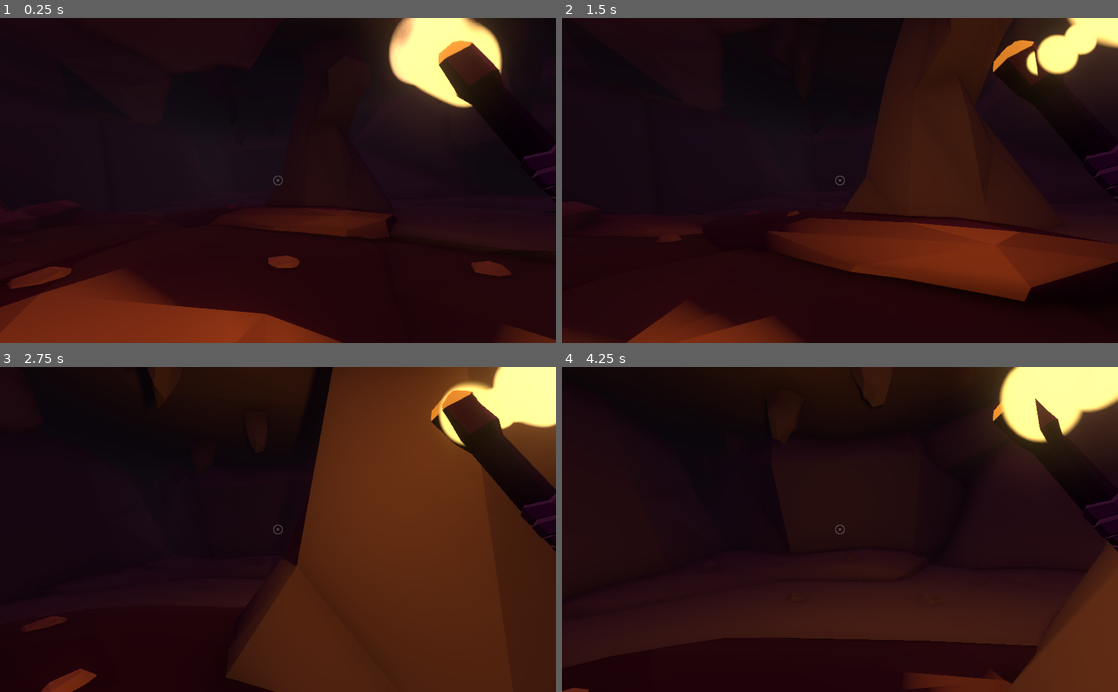
Above: before the commit, frames 1-4 (two rows, left to right).
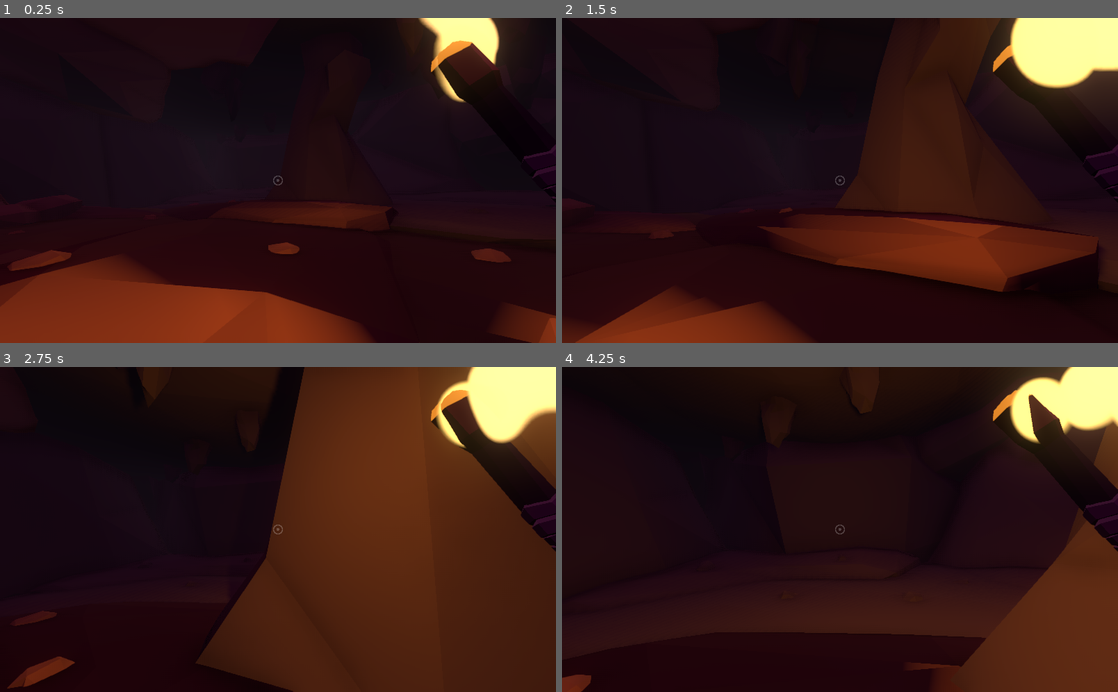
Above: after the commit, the same moments.

Repository: Anemony22/Creative-Jam-2021
Game: Godot game, scene res://scenes/levels/Main.tscn
The game is run twice, just before and just after one commit, with the same random seed, the same clock (stepped at 60 frames per second) and the same inputs.
Inputs (mouse positions are in pixels of both pictures, inside the frame that each line leads up to):
- Up to frame 1 (0.25 s): no input
- Up to frame 2 (1.5 s): tap Enter at 0.5 s; move the mouse to (867, 180) at 0.52 s; hold W (move_forward) from 0.53 s (still down); move the mouse to (812, 180) at 1.27 s
- Up to frame 3 (2.75 s): keep holding W (move_forward); move the mouse to (289, 523) at 2.02 s
- Up to frame 4 (4.25 s): keep holding W (move_forward); move the mouse to (834, 536) at 2.77 s; move the mouse to (878, 532) at 3.52 s

The runs differ from the first frame. In frame 1, 11% of the frame differs, in the area x 0-100%, y 0-100%; in frame 2, 9.1%; in frame 3, 8.6%; in frame 4, 8.0%.

Commit message:
Basic interaction system

Diff:
--- a/scenes/entities/Player.gd
+++ b/scenes/entities/Player.gd
@@ -11,6 +11,7 @@
 func get_input():
 	var input_dir = Vector3()
 
+	# Directional movement
 	if Input.is_action_pressed("move_forward"):
 		input_dir += -global_transform.basis.z
 	if Input.is_action_pressed("move_back"):
@@ -25,12 +26,14 @@
 	return input_dir
 
 func _unhandled_input(event):
+	# Mouse camera movement
 	if event is InputEventMouseMotion and Input.get_mouse_mode() == Input.MOUSE_MODE_CAPTURED:
 		rotate_y(-event.relative.x * mouse_sensitivity)
 		$CameraPivot.rotate_x(-event.relative.y * mouse_sensitivity)
 		$CameraPivot.rotation.x = clamp($CameraPivot.rotation.x, -1.2, 1.2)
 
 func _physics_process(delta):
+	# Torch lagged rotation
 	$TorchPivot.rotation.x = lerp($TorchPivot.rotation.x, $CameraPivot.rotation.x, 0.2)
 
 	var angle_diff = prev_angle - rotation.y
@@ -44,9 +47,20 @@
 
 	prev_angle = rotation.y + $TorchPivot.rotation.y
 
+	# Movement
 	velocity.y += gravity * delta
 	var desired_velocity = get_input() * max_speed
 
 	velocity.x = desired_velocity.x
 	velocity.z = desired_velocity.z
 	velocity = move_and_slide(velocity, Vector3.UP, true)
+
+	# Interaction
+	if $CameraPivot/Camera/RayCast.is_colliding():
+		var collision: Node = $CameraPivot/Camera/RayCast.get_collider()
+
+		if collision.is_in_group("artefact"):
+			$HUD/RayCheck/Interact.text = "Interact with " + collision.name
+			$HUD/RayCheck.visible = true
+	else:
+		$HUD/RayCheck.visible = false
--- a/scenes/entities/Player.tscn
+++ b/scenes/entities/Player.tscn
@@ -5,29 +5,33 @@
 [ext_resource path="res://scenes/objects/Torch.tscn" type="PackedScene" id=3]
 
 [sub_resource type="CapsuleShape" id=1]
-radius = 1.49692
-height = 0.002
+radius = 0.625177
+height = 1.58695
 
 [sub_resource type="BoxShape" id=2]
-extents = Vector3( 1.6, 0.296, 1.6 )
+extents = Vector3( 0.633464, 0.789489, 0.603312 )
 
 [node name="Player" type="KinematicBody"]
-transform = Transform( 1, 0, 0, 0, 1, 0, 0, 0, 1, 0, 3.06416, 0 )
 script = ExtResource( 1 )
 max_speed = 6
 
 [node name="CollisionShape" type="CollisionShape" parent="."]
-transform = Transform( 1, 0, 0, 0, -4.37114e-08, 1, 0, -1, -4.37114e-08, 0, 0, -0.254985 )
+transform = Transform( 1, 0, 0, 0, -4.37114e-08, 1, 0, -1, -4.37114e-08, 0, 0, 0 )
 shape = SubResource( 1 )
 
 [node name="CollisionShape2" type="CollisionShape" parent="."]
-transform = Transform( 1, 0, 0, 0, 1, 0, 0, 0, 1, 0, -0.908657, 0 )
+transform = Transform( 1, 0, 0, 0, 1, 0, 0, 0, 1, 0.819341, 0.909074, -1.05202 )
 shape = SubResource( 2 )
 
 [node name="CameraPivot" type="Spatial" parent="."]
 transform = Transform( 1, 0, 0, 0, 1, 0, 0, 0, 1, 0, 0.484852, 0 )
 
 [node name="Camera" type="Camera" parent="CameraPivot"]
+
+[node name="RayCast" type="RayCast" parent="CameraPivot/Camera"]
+transform = Transform( 1, 0, 0, 0, 1, 0, 0, 0, 1, 0, -0.000563622, 0 )
+enabled = true
+cast_to = Vector3( 0, 0, -4 )
 
 [node name="TorchPivot" type="Spatial" parent="."]
 transform = Transform( 1, 0, 0, 0, 1, 0, 0, 0, 1, 0, 0.485, 0 )
--- a/scenes/gui/HUD.tscn
+++ b/scenes/gui/HUD.tscn
@@ -1,6 +1,12 @@
-[gd_scene load_steps=2 format=2]
+[gd_scene load_steps=5 format=2]
 
-[ext_resource path="res://resources/images/Cross Hair.png" type="Texture" id=1]
+[ext_resource path="res://resources/images/crosshair.png" type="Texture" id=1]
+[ext_resource path="res://resources/images/left_click.png" type="Texture" id=2]
+[ext_resource path="res://resources/fonts/Helvetica.ttf" type="DynamicFontData" id=3]
+
+[sub_resource type="DynamicFont" id=1]
+size = 26
+font_data = ExtResource( 3 )
 
 [node name="HUD" type="CanvasLayer"]
 
@@ -15,5 +21,39 @@
 }
 
 [node name="Sprite" type="Sprite" parent="Control"]
-modulate = Color( 1, 1, 1, 0.211765 )
+modulate = Color( 1, 1, 1, 0.215686 )
 texture = ExtResource( 1 )
+
+[node name="RayCheck" type="Control" parent="."]
+anchor_left = 0.5
+anchor_top = 0.5
+anchor_right = 0.5
+anchor_bottom = 0.5
+margin_top = -56.0
+__meta__ = {
+"_edit_use_anchors_": false
+}
+
+[node name="Sprite" type="Sprite" parent="RayCheck"]
+modulate = Color( 1, 1, 1, 0.588235 )
+position = Vector2( 0, 12 )
+scale = Vector2( 0.1, 0.1 )
+texture = ExtResource( 2 )
+
+[node name="Interact" type="Label" parent="RayCheck"]
+modulate = Color( 1, 1, 1, 0.588235 )
+anchor_left = 0.5
+anchor_top = 0.5
+anchor_right = 0.5
+anchor_bottom = 0.5
+margin_left = -63.0
+margin_top = 48.5
+margin_right = 63.0
+margin_bottom = 75.5
+grow_horizontal = 2
+custom_fonts/font = SubResource( 1 )
+text = "interact"
+align = 1
+__meta__ = {
+"_edit_use_anchors_": false
+}
--- a/scenes/levels/Main.tscn
+++ b/scenes/levels/Main.tscn
@@ -30,15 +30,19 @@
 [ext_resource path="res://scenes/environment/rocks/small/small_rock4.tscn" type="PackedScene" id=28]
 [ext_resource path="res://scenes/environment/rocks/small/small_rock5.tscn" type="PackedScene" id=29]
 
-[sub_resource type="BoxShape" id=3]
+[sub_resource type="BoxShape" id=1]
 extents = Vector3( 30, 1, 30 )
 
-[sub_resource type="PlaneMesh" id=1]
+[sub_resource type="PlaneMesh" id=2]
 size = Vector2( 30, 30 )
 
-[sub_resource type="SpatialMaterial" id=2]
+[sub_resource type="SpatialMaterial" id=3]
 flags_unshaded = true
 albedo_color = Color( 0.501961, 0.737255, 0.847059, 1 )
+
+[sub_resource type="CubeMesh" id=4]
+
+[sub_resource type="BoxShape" id=5]
 
 [node name="Main" type="Node"]
 script = ExtResource( 2 )
@@ -646,3 +650,18 @@
 
 [node name="large_rock5" parent="Outside" instance=ExtResource( 12 )]
 transform = Transform( 1, 0, 0, 0, 1, 0, 0, 0, 1, 7.69187, 1.69675, 44.2294 )
+
+[node name="TestInteractionCube" type="StaticBody" parent="." groups=[
+"artefact",
+]]
+transform = Transform( 0.483859, 0.0024446, -0.125995, 0.00517497, 0.499099, 0.0295571, 0.125913, -0.0299069, 0.482961, -7.9374, 2.28762, -5.64372 )
+__meta__ = {
+"_edit_group_": true
+}
+
+[node name="MeshInstance" type="MeshInstance" parent="TestInteractionCube"]
+mesh = SubResource( 4 )
+material/0 = null
+
+[node name="CollisionShape" type="CollisionShape" parent="TestInteractionCube"]
+shape = SubResource( 5 )
--- a/scenes/objects/Torch.tscn
+++ b/scenes/objects/Torch.tscn
@@ -105,7 +105,7 @@
 transform = Transform( 0.137253, 0, 0, 0, 0.36642, 0, 0, 0, 0.137253, 0, 0.60308, 0 )
 material_override = SubResource( 2 )
 cast_shadow = 0
-amount = 30
+amount = 15
 lifetime = 0.5
 local_coords = false
 draw_order = 1
Binary file added: resources/fonts/Helvetica-Bold.ttf
Binary file added: resources/fonts/Helvetica-Oblique.ttf
Binary file added: resources/fonts/Helvetica.ttf
Renamed: resources/images/Cross Hair.png -> resources/images/crosshair.png
Not shown, changed: resources/images/crosshair.png.import
Binary file added: resources/images/left_click.png
Not shown, added: resources/images/left_click.png.import
Not shown: 3 places in scenes/levels/Main.tscn that only renumber resources
Not shown: 3 places in scenes/objects/Torch.tscn that only renumber resources
